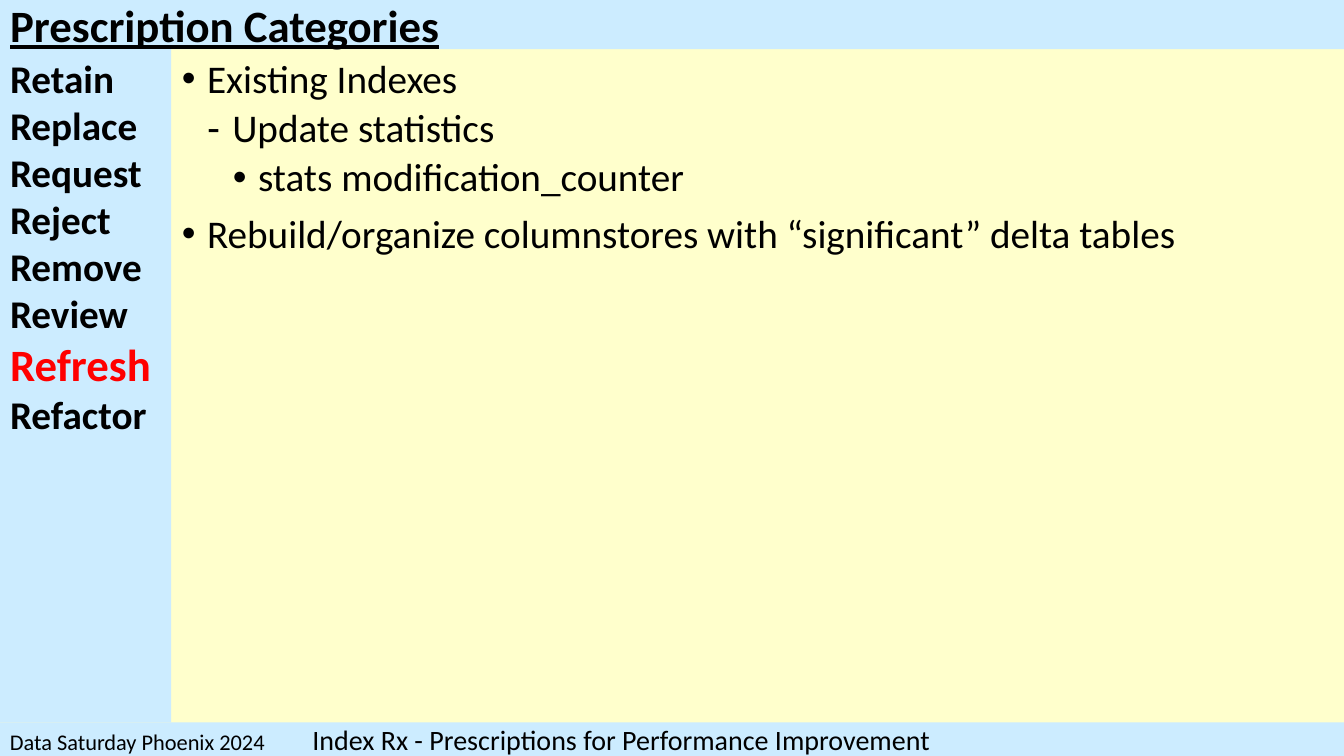
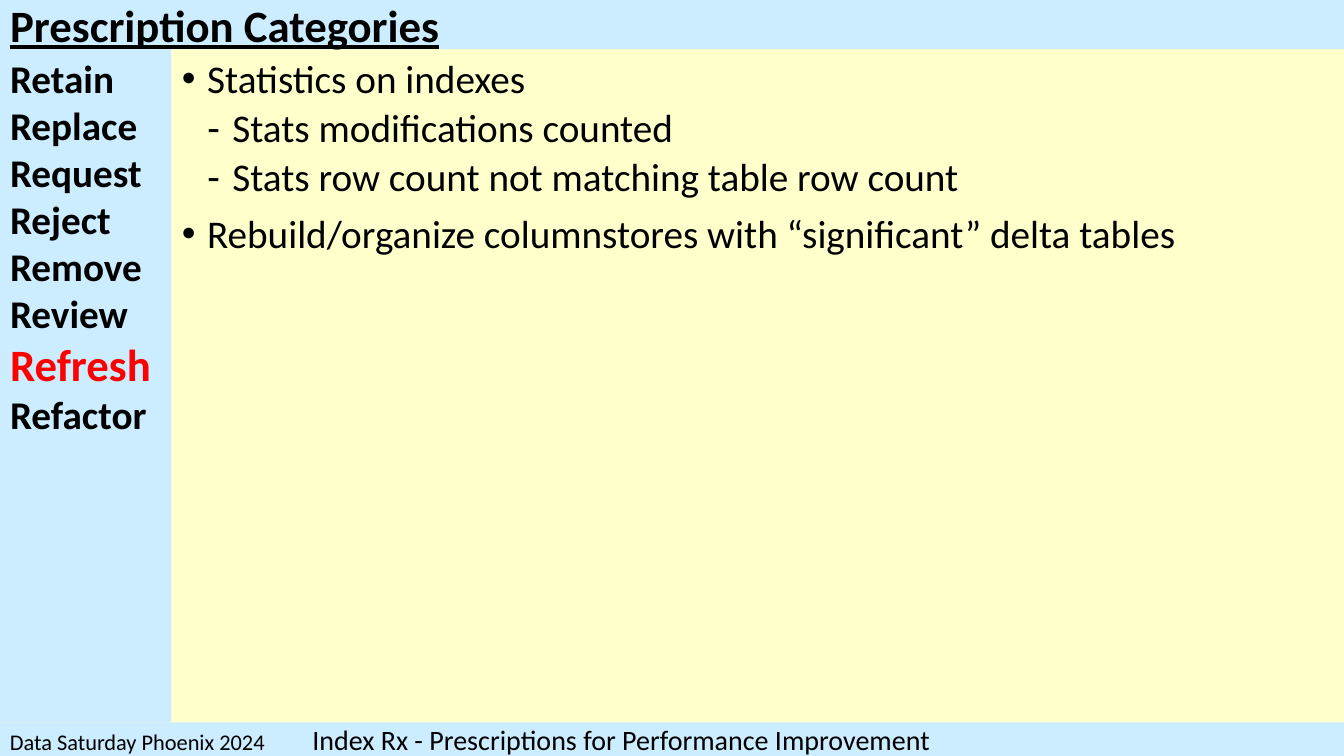
Before and after one commit to SQLXL/SQLXL, a slide deck: slide 38 of SQLXL_Index.pptx. Drawn at 1344x756 pixels with LibreOffice and Linux fonts; fonts in the diff are those of the drawing. Boxes give left, top, right and bottom in pixels: in the first picture for what was removed or moved away, otherwise in the second. Text is boxed around its words. In the diff, an @@ line names an element or a change of style, - is before the commit and + after.

```diff
--- a/SQLXL_Index.pptx
+++ b/SQLXL_Index.pptx
@@ text at (207, 65, 959, 198): text changed @@
-• Existing Indexes
-  ‐ Update statistics
-    • stats modification_counter
+• Statistics on indexes
+  ‐ Stats modifications counted
+  ‐ Stats row count not matching table row count
```
Also in this commit, not shown: 9 other slides changed, 1 other file.
